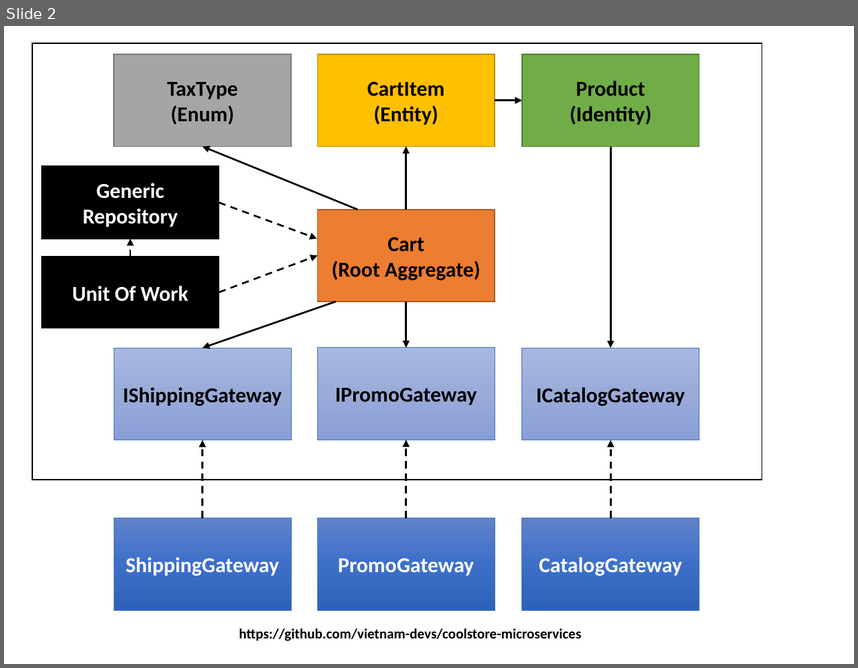
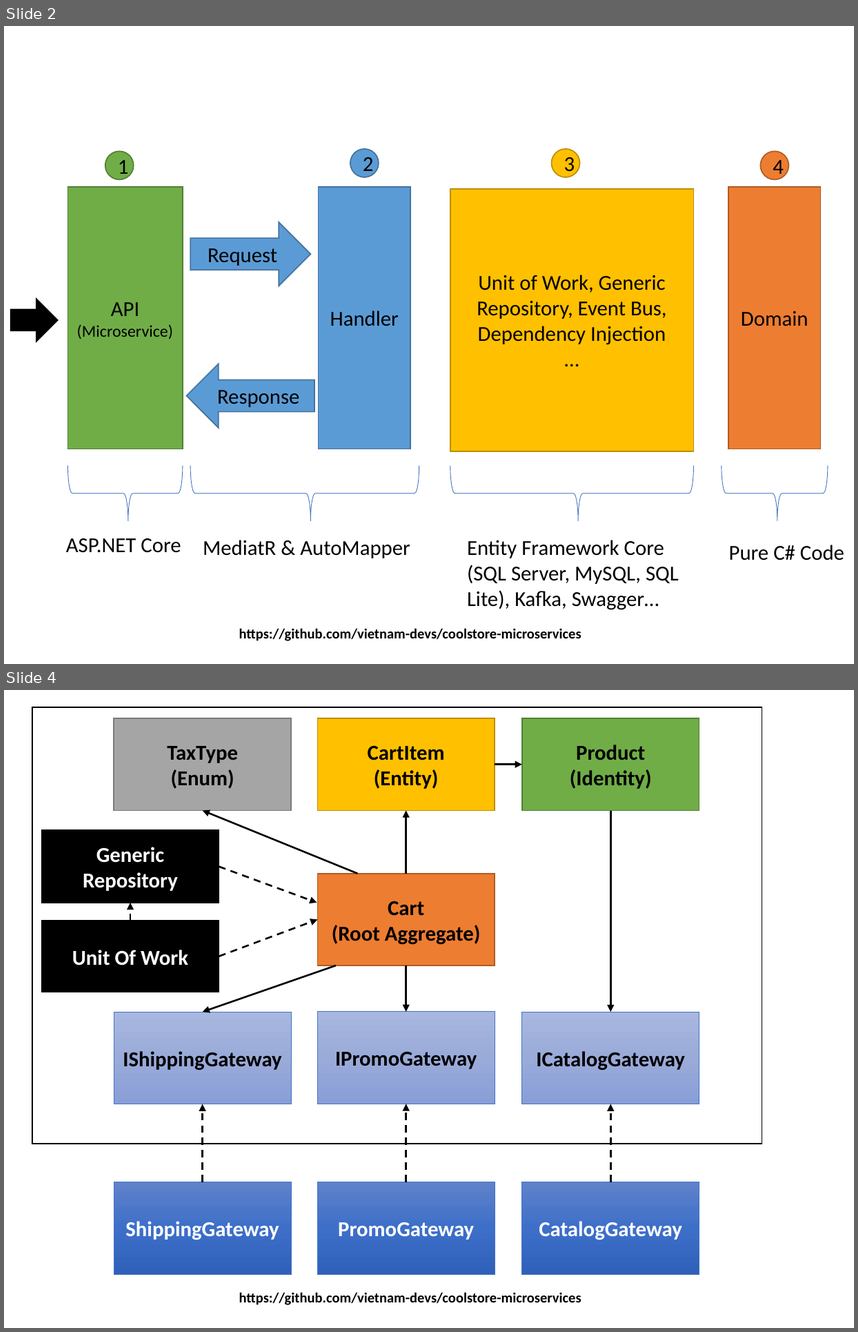
Before and after one commit to ProgrammeChef/microservices-coolstore, a slide deck: assets/state-of-the-art.pptx. Shown one above the other, each under a label of ours: slide 2 before the commit, slides 2 and 4 after it; the slides between them are not shown. The pictures are 858x668 and 858x1332 pixels, drawn with LibreOffice and Linux fonts; fonts in the diff are those of the drawing. Boxes give left, top, right and bottom in pixels: in the first picture for what was removed or moved away, otherwise in the second. Text is boxed around its words. In the diff, an @@ line names an element or a change of style, - is before the commit and + after.

```diff
--- a/assets/state-of-the-art.pptx
+++ b/assets/state-of-the-art.pptx
@@ slide 2 added at box(4, 26, 854, 664), background #FFFFFF @@
@@ ellipse added at box(350, 148, 378, 176), fill #5B9BD5, outline #43739E 1 pt, 18 pt, text #000000 @@
+2
@@ ellipse added at box(551, 148, 579, 176), fill #FFC000, outline #BD8E00 1 pt, 18 pt, text #000000 @@
+3
@@ ellipse added at box(105, 151, 133, 179), fill #70AD47, outline #538035 1 pt, 18 pt, text #000000 @@
+1
@@ ellipse added at box(760, 151, 789, 179), fill #ED7D31, outline #AF5C24 1 pt, 18 pt, text #000000 @@
+4
@@ rectangle added at box(67, 187, 183, 448), fill #70AD47, outline #538035 1 pt, 14 pt, text #000000 @@
+API
+(Microservice)
@@ rectangle added at box(319, 187, 410, 448), fill #5B9BD5, outline #43739E 1 pt, 18 pt, text #000000 @@
+Handler
@@ rectangle added at box(450, 190, 693, 451), fill #FFC000, outline #BD8E00 1 pt, 18 pt, text #000000 @@
+Unit of Work, Generic Repository, Event Bus,
+Dependency Injection
+…
@@ rectangle added at box(728, 187, 820, 448), fill #ED7D31, outline #AF5C24 1 pt, 18 pt, text #000000 @@
+Domain
@@ right arrow added at box(190, 223, 310, 286), fill #5B9BD5, outline #43739E 1 pt, 18 pt, text #000000 @@
+Request
@@ right arrow added at box(11, 299, 58, 341), fill #000000, outline #000000 1 pt @@
@@ left arrow added at box(187, 363, 315, 428), fill #5B9BD5, outline #43739E 1 pt, 18 pt, text #000000 @@
+Response
@@ right brace added at box(67, 466, 183, 521), outline #4472C4 0.5 pt @@
@@ right brace added at box(190, 466, 419, 521), outline #4472C4 0.5 pt @@
@@ right brace added at box(450, 465, 693, 520), outline #4472C4 0.5 pt @@
@@ right brace added at box(722, 466, 828, 521), outline #4472C4 0.5 pt @@
@@ text added at box(66, 538, 181, 552), 18 pt, text #000000 @@
+ASP.NET Core
@@ text added at box(203, 539, 410, 558), 18 pt, text #000000 @@
+MediatR & AutoMapper
@@ text added at box(467, 539, 679, 610), 18 pt, text #000000 @@
+Entity Framework Core (SQL Server, MySQL, SQL Lite), Kafka, Swagger…
@@ text added at box(729, 544, 844, 560), 18 pt, text #000000 @@
+Pure C# Code
@@ text added at box(239, 628, 582, 641), 12 pt, text #000000, bold @@
+https://github.com/vietnam-devs/coolstore-microservices
@@ what was slide 2 is now slide 4 @@
```
Also in this commit, not shown: 1 other slide added, 33 other files.
